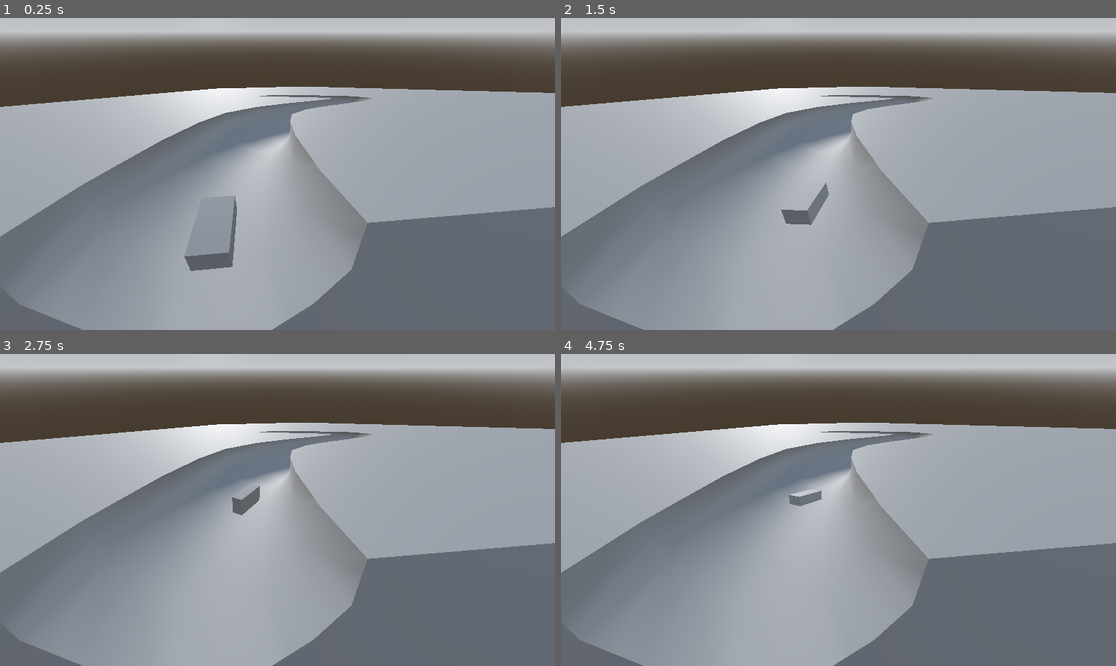
Above: before the commit, frames 1-4 (two rows, left to right).
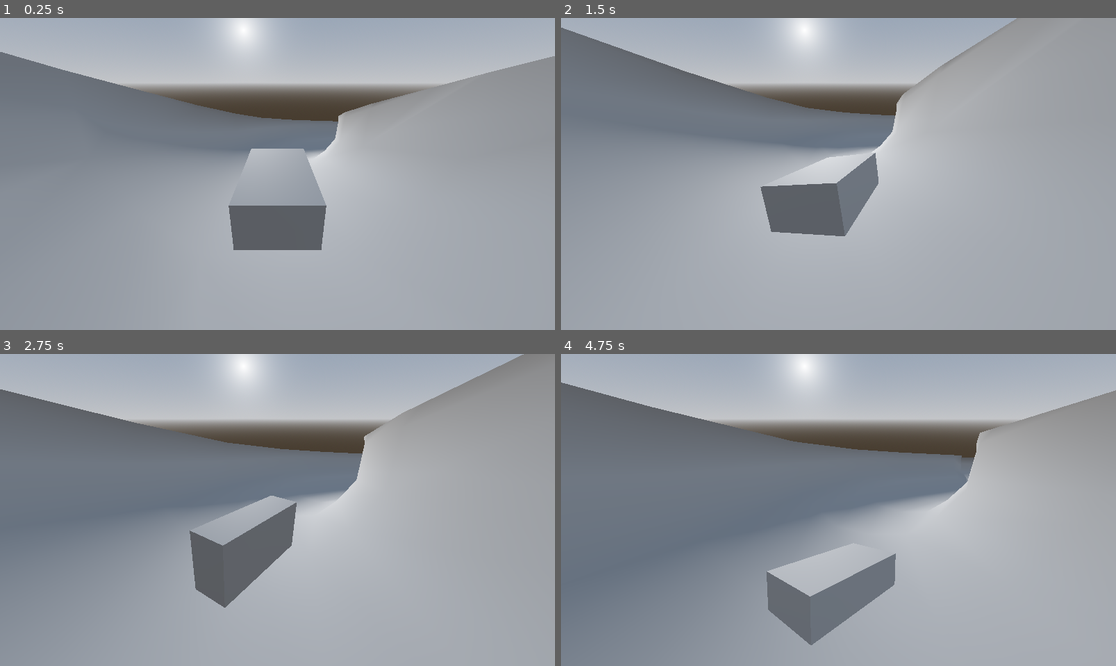
Above: after the commit, the same moments.

Repository: team-godog/NGJ2023_Godog
Game: Godot game, scene res://Scenes/Game.tscn
Two runs of this game, one before a commit and one after it. Both use one fixed random seed, a clock stepped at 60 frames per second and the inputs below.
Inputs:
- Up to frame 1 (0.25 s): no input
- Up to frame 2 (1.5 s): hold Right (move_right) 0.53-1.28 s; tap Down (decelerate) at 0.6, 1.35 s; hold Left (move_left) from 1.28 s (still down)
- Up to frame 3 (2.75 s): release Left (move_left) at 2.03 s; hold Right (move_right) from 2.03 s (still down); tap Down (decelerate) at 2.1 s
- Up to frame 4 (4.75 s): release Right (move_right) at 2.78 s; hold Up (accelerate) 2.78-3.53 s; tap Down (decelerate) at 2.85, 3.6, 4.35 s; hold Left (move_left) from 3.53 s (still down)

The runs differ from the first frame. In frame 1, 64% of the frame differs, in the area x 0-100%, y 0-100%; in frame 2, 66%; in frame 3, 60%; in frame 4, 66%.

Commit message:
Added: Camera with RemoteTransform3D

Diff:
--- /dev/null
+++ b/Scenes/Camera.tscn
@@ -0,0 +1,6 @@
+[gd_scene format=3 uid="uid://ccrdooi0w71um"]
+
+[node name="CameraScene" type="Node3D"]
+
+[node name="Camera3D" type="Camera3D" parent="."]
+transform = Transform3D(-1, -3.90799e-14, -8.74228e-08, -3.57615e-08, 0.912506, 0.409063, 7.97738e-08, 0.409063, -0.912506, 0, 1.94772, -2.76484)
--- a/Scenes/Game.tscn
+++ b/Scenes/Game.tscn
@@ -1,6 +1,7 @@
-[gd_scene load_steps=7 format=3 uid="uid://do15j11nb3xw7"]
+[gd_scene load_steps=8 format=3 uid="uid://do15j11nb3xw7"]
 
-[ext_resource type="PackedScene" uid="uid://bbojl50wy2swq" path="res://Scenes/Godog.tscn" id="1_nr1js"]
+[ext_resource type="PackedScene" uid="uid://bc4re8qeuyh6l" path="res://Scenes/Godog.tscn" id="1_nr1js"]
+[ext_resource type="PackedScene" uid="uid://ccrdooi0w71um" path="res://Scenes/Camera.tscn" id="2_j0xlf"]
 
 [sub_resource type="Curve3D" id="Curve3D_rybcm"]
 _data = {
@@ -55,9 +56,6 @@
 transform = Transform3D(1, 0, 0, 0, 1, -2.98023e-08, 0, 0, 1, 0, 0, 0)
 curve = SubResource("Curve3D_rybcm")
 
-[node name="Camera3D" type="Camera3D" parent="."]
-transform = Transform3D(-0.99452, -0.0598982, 0.0856891, 0, 0.81961, 0.572922, -0.104549, 0.569782, -0.815118, 5.14035, 3.37512, -3.96275)
-
 [node name="DirectionalLight3D" type="DirectionalLight3D" parent="."]
 transform = Transform3D(0.925574, -0.353676, 0.135006, 0.325927, 0.925887, 0.191066, -0.192576, -0.132843, 0.972249, 0, 0, 0)
 
@@ -65,5 +63,9 @@
 environment = SubResource("Environment_1x1rp")
 camera_attributes = SubResource("CameraAttributesPractical_1g3do")
 
-[node name="Godog" parent="." instance=ExtResource("1_nr1js")]
+[node name="Godog" parent="." node_paths=PackedStringArray("cameraScene") instance=ExtResource("1_nr1js")]
 transform = Transform3D(1, 0, 0, 0, 1, 0, 0, 0, 1, 6.45409, -1.30037, -0.061142)
+cameraScene = NodePath("../CameraScene")
+
+[node name="CameraScene" parent="." instance=ExtResource("2_j0xlf")]
+transform = Transform3D(1, 0, 0, 0, 1, 0, 0, 0, 1, 6, 0, 0)
--- a/Scenes/Godog.tscn
+++ b/Scenes/Godog.tscn
@@ -67,3 +67,7 @@
 [node name="CollisionShape3D" type="CollisionShape3D" parent="."]
 transform = Transform3D(1, 0, 0, 0, 1, 0, 0, 0, 1, 0, 0.5, 0)
 shape = SubResource("BoxShape3D_7yr51")
+
+[node name="RemoteTransform3D" type="RemoteTransform3D" parent="."]
+update_rotation = false
+update_scale = false
--- a/Scripts/DogController.gd
+++ b/Scripts/DogController.gd
@@ -6,9 +6,13 @@
 @export var enginePower : float = 150;
 @export var engineBlendSpeed : float = 10;
 
+@export var cameraScene : Node;
 
 var steeringInput : float;
 var engineInput : float;
+
+func _ready():
+	$RemoteTransform3D.remote_path = cameraScene.get_path()
 
 func _physics_process(delta):
 	ProcessInput();
Not shown: 1 places in Scenes/Godog.tscn that only renumber resources
